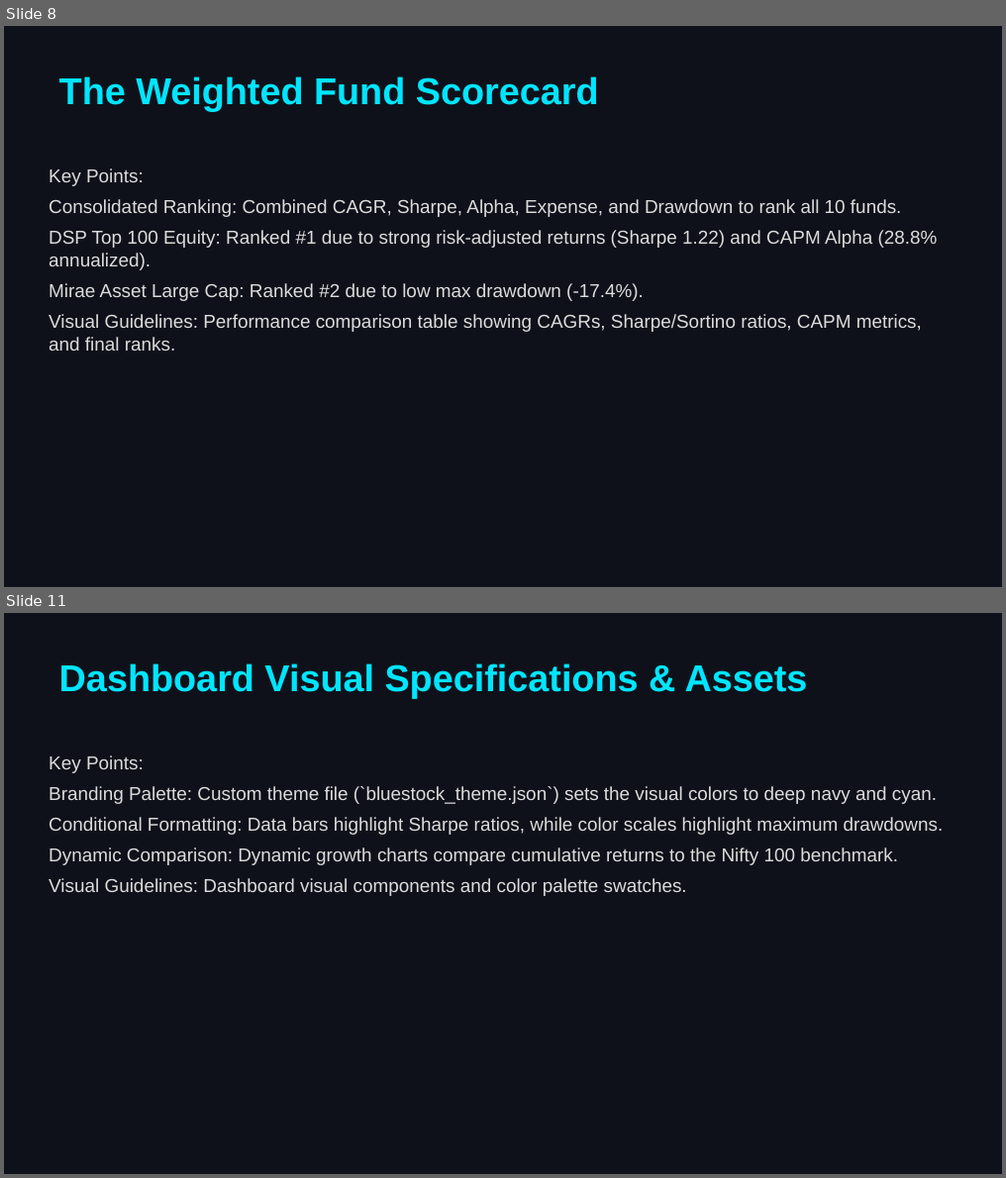
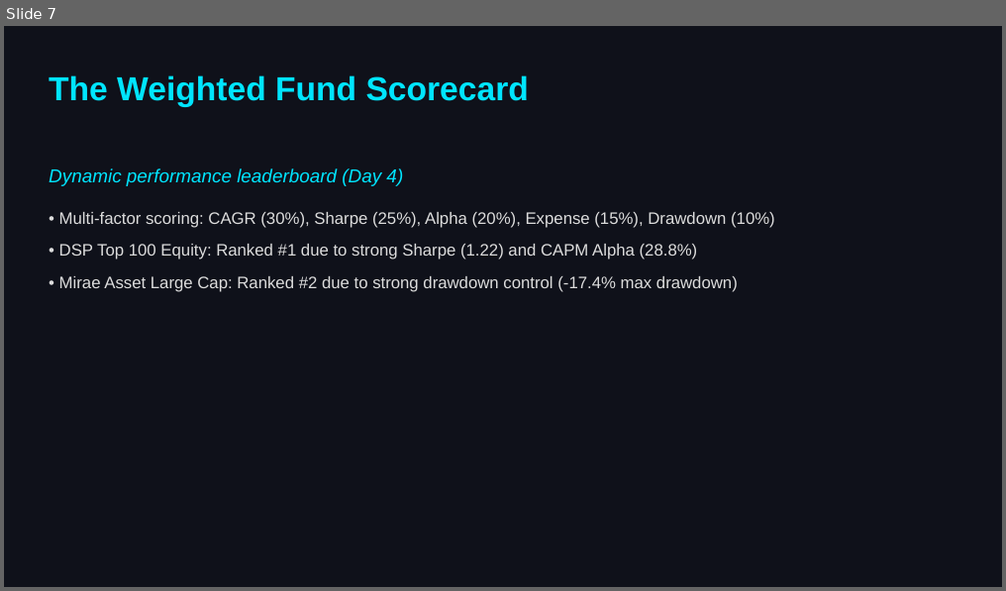
Before and after one commit to DHILEEPB/bluestock_mf_capstone, a slide deck: reports/Presentation.pptx. Shown one above the other, each under a label of ours: slides 8 and 11 before the commit, slide 7 after it; the slides between them are not shown. The pictures are 1006x1178 and 1006x591 pixels, drawn with LibreOffice and Linux fonts; fonts in the diff are those of the drawing. Boxes give left, top, right and bottom in pixels: in the first picture for what was removed or moved away, otherwise in the second. Text is boxed around its words. In the diff, an @@ line names an element or a change of style, - is before the commit and + after.

Commit message:
docs: humanize Final_Report.pdf and Presentation.pptx styles and content

```diff
--- a/reports/Presentation.pptx
+++ b/reports/Presentation.pptx
@@ slide 11 removed at (x1=4, y1=613, x2=1002, y2=1174), background #0F111A @@
@@ text removed at (x1=59, y1=663, x2=808, y2=698) @@
-Dashboard Visual Specifications & Assets
@@ text removed at (x1=49, y1=756, x2=944, y2=896) @@
-Key Points:
-Branding Palette: Custom theme file (`bluestock_theme.json`) sets the visual colors to deep navy and cyan.
-Conditional Formatting: Data bars highlight Sharpe ratios, while color scales highlight maximum drawdowns.
-Dynamic Comparison: Dynamic growth charts compare cumulative returns to the Nifty 100 benchmark.
-Visual Guidelines: Dashboard visual components and color palette swatches.
@@ what was slide 8 is now slide 7 @@
@@ slide 7 changed as well @@
@@ text "The Weighted Fund Scorecard" at (x1=49, y1=76, x2=529, y2=107): size 36 to 32 pt @@
@@ text at (x1=49, y1=169, x2=775, y2=292): text changed; size 18 to 16 pt @@
-Key Points:
-Consolidated Ranking: Combined CAGR, Sharpe, Alpha, Expense, and Drawdown to rank all 10 funds.
-DSP Top 100 Equity: Ranked #1 due to strong risk-adjusted returns (Sharpe 1.22) and CAPM Alpha (28.8% annualized).
-Mirae Asset Large Cap: Ranked #2 due to low max drawdown (-17.4%).
-Visual Guidelines: Performance comparison table showing CAGRs, Sharpe/Sortino ratios, CAPM metrics, and final ranks.
+Dynamic performance leaderboard (Day 4)
+• Multi-factor scoring: CAGR (30%), Sharpe (25%), Alpha (20%), Expense (15%), Drawdown (10%)
+• DSP Top 100 Equity: Ranked #1 due to strong Sharpe (1.22) and CAPM Alpha (28.8%)
+• Mirae Asset Large Cap: Ranked #2 due to strong drawdown control (-17.4% max drawdown)
```
Also in this commit, not shown: 8 other slides changed, 3 slides added, 3 other slides removed, 1 other file.
